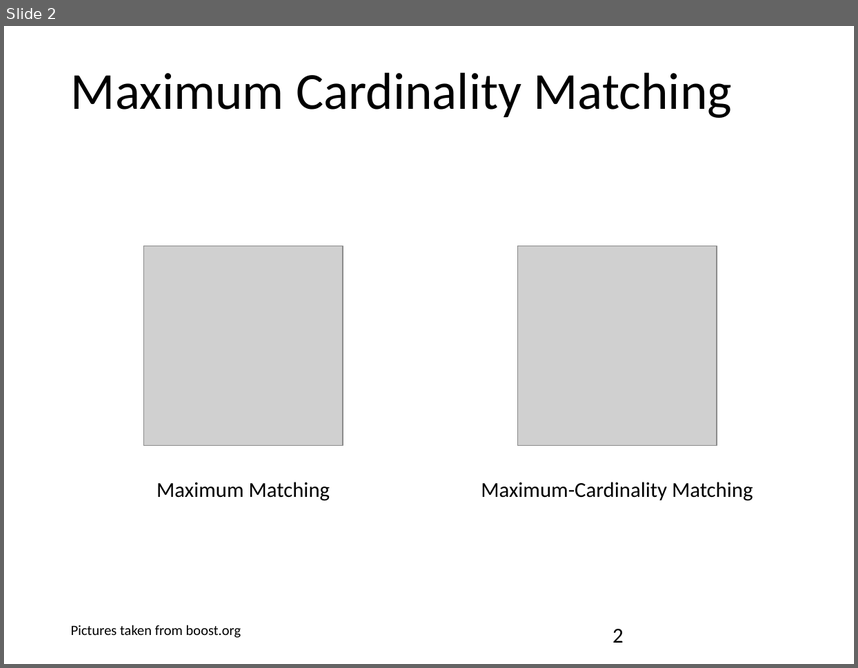
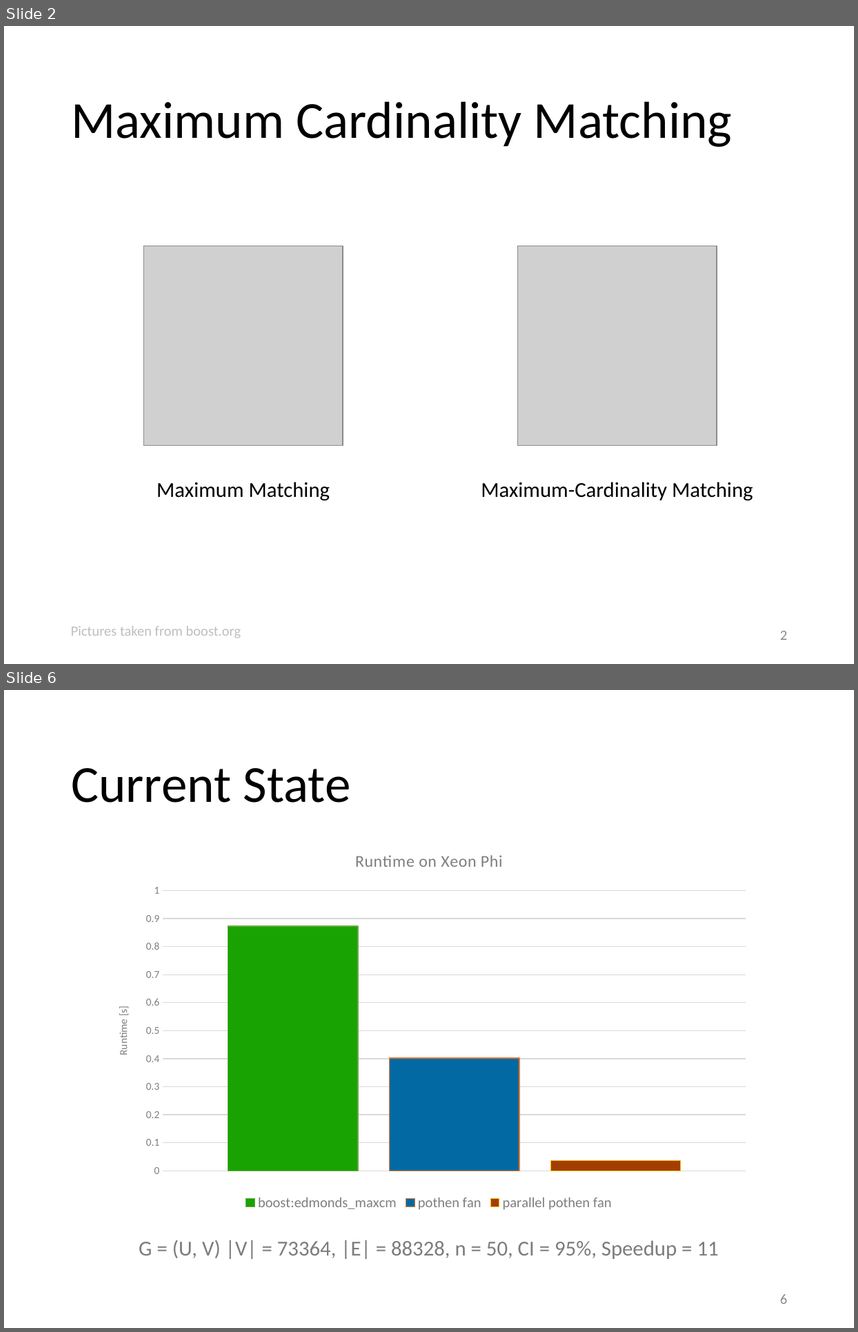
Before and after one commit to suem/dphpc-project, a slide deck: docs/media/presentations/Progress Report.odp. Shown one above the other, each under a label of ours: slide 2 before the commit, slides 2 and 6 after it; the slides between them are not shown. The pictures are 858x668 and 858x1332 pixels, drawn with LibreOffice and Linux fonts; fonts in the diff are those of the drawing; grey boxes stand for pictures. Boxes give left, top, right and bottom in pixels: in the first picture for what was removed or moved away, otherwise in the second. Text is boxed around its words. In the diff, an @@ line names an element or a change of style, - is before the commit and + after.

```diff
--- a/docs/media/presentations/Progress Report.odp
+++ b/docs/media/presentations/Progress Report.odp
@@ slide 6 added at bbox=[4, 690, 854, 1328], background #FFFFFF @@
@@ title added at bbox=[71, 768, 351, 802], 44 pt, text #000000 @@
+Current State
@@ column chart added at bbox=[99, 834, 760, 1214] @@
+title "Runtime on Xeon Phi"
+categories: 1
+boost:edmonds_maxcm: 0.87
+pothen fan: 0.4
+parallel pothen fan: 0.04
@@ text added at bbox=[139, 1240, 719, 1259], 18 pt, text #7C7C7C @@
+G = (U, V) |V| = 73364, |E| = 88328, n = 50, CI = 95%, Speedup = 11
@@ page number added at bbox=[780, 1294, 787, 1303], 12 pt, text #898989 @@
+6
@@ slide 2 changed as well @@
@@ title "Maximum Cardinality Matching" at bbox=[71, 101, 732, 147]: vertical alignment top to middle @@
@@ text "Pictures taken from boost.org" at bbox=[71, 626, 241, 637]: text colour #000000 to #BFBFBF @@
@@ page number at bbox=[780, 630, 787, 639]: size 18 to 12 pt, text colour #000000 to #898989; alignment left to right; vertical alignment top to middle @@
```
Also in this commit, not shown: 6 other slides changed, 1 slide removed, 1 other file.
